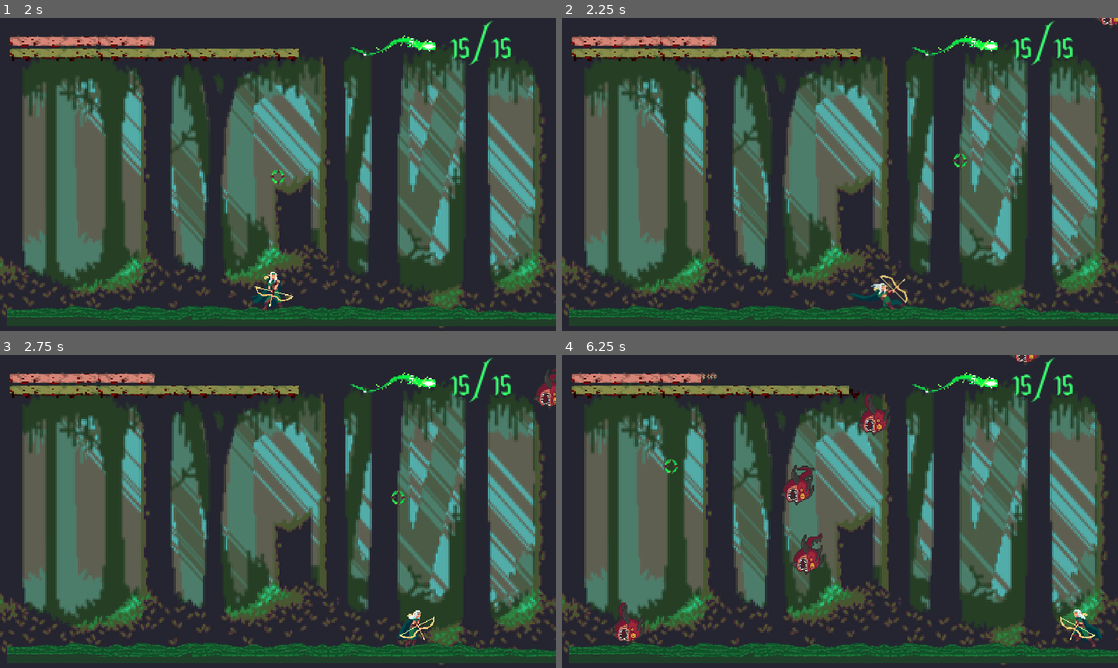
Above: before the commit, frames 1-4 (two rows, left to right).
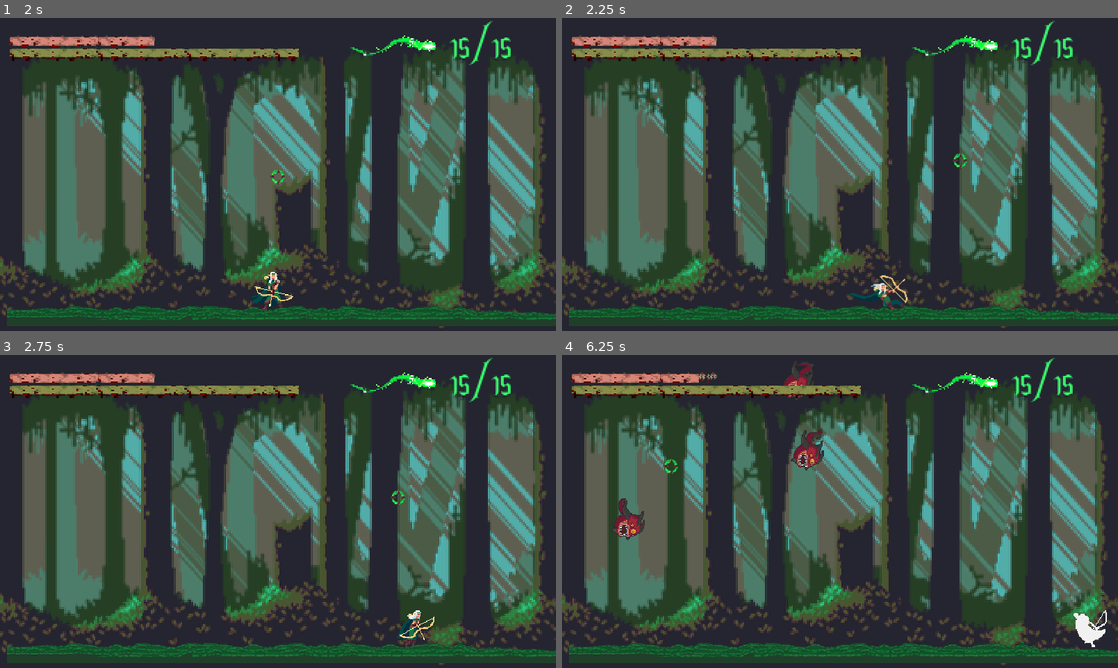
Above: after the commit, the same moments.

Repository: dcrespo3d/GGJ2023
Game: Godot game, scene res://InitialScene.tscn
The game is run twice, just before and just after one commit, with the same random seed, the same clock (stepped at 60 frames per second) and the same inputs.
Inputs (mouse positions are in pixels of both pictures, inside the frame that each line leads up to):
- Up to frame 1 (2 s): click (283, 174) at 0.5 s; click (278, 174) at 1.25 s
- Up to frame 2 (2.25 s): tap Enter at 2 s; move the mouse to (962, 158) at 2.02 s; hold Right (ui_right) from 2.03 s (still down); tap Shift (dash_key) at 2.1 s
- Up to frame 3 (2.75 s): keep holding Right (ui_right)
- Up to frame 4 (6.25 s): move the mouse to (728, 527) at 2.77 s; release Right (ui_right) at 2.78 s; hold Left (ui_left) 2.78-3.53 s; tap Space (heal_key) at 2.85 s; move the mouse to (895, 442) at 3.52 s; hold Right (ui_right) 3.53-4.28 s; click (895, 442) at 3.6 s; move the mouse to (812, 574) at 4.27 s; hold Up (ui_up) 4.28-5.03 s; tap Shift (dash_key) at 4.35 s; move the mouse to (1006, 558) at 5.02 s; hold Space (heal_key) 5.03-5.78 s; hold Left (ui_left) from 5.03 s (still down); move the mouse to (673, 464) at 5.77 s; click (673, 464) at 5.85 s

Frame 1 is identical in both runs. In frame 2, less than 0.1% of the frame differs, in the area x 96-100%, y 0-4%; in frame 3, 0.2%; in frame 4, 3.1%, in the area x 9-98%, y 0-94%.

Commit message:
Customizable Rest Time between Rounds
Por algún motivo no sale fuera del archivo .gd al .tscn, pero con modificar el valor en la declaración es suficiente (cooldownOleadas)

Diff:
--- a/EscenaMain.gd
+++ b/EscenaMain.gd
@@ -8,7 +8,12 @@
 export var tiempo = 0
 export var tiempo2 = 0
 export var tiempo3 = 0
-export var rounds = 1
+var tiempo4 = 0
+
+#Para cambiar el tiempo de descanso entre oleadas
+export var cooldownOleadas = 2
+
+var pasarRonda = true
 export (float) var spawntimer = 2
 export var speedincrease = 0.01
 var actualtimer = 2
@@ -80,11 +85,22 @@
 		if get_tree().get_root().get_node("EscenaMain/Viewport/Player").state == DEAD:
 			playerAlive = false
 
+	print(tiempo4, ">=???", cooldownOleadas, " + Pasar Ronda: ", pasarRonda)
+	print("Ronda: ", rondas)
+	#Tiempo entre Oleadas
+	if tiempo4 >= cooldownOleadas && pasarRonda == true:
+		print("hola2")
+		_inicioRonda()
+		tiempo4 = 0
+		pasarRonda = false
+
+
 
 	if playerAlive :
 
-		if tiemporonda == 0 || bichosronda == 0:
-			_inicioRonda()
+		if rondas>0 && (tiemporonda == 0 || bichosronda == 0) && pasarRonda==false:
+			tiempo4 = 0
+			pasarRonda = true
 
 		if tiempo >= 1:
 			tiemporonda -= 1
@@ -118,14 +134,11 @@
 
 
 func _inicioRonda():
-	if primeraRonda == true:
-		primeraRonda = false
-	else:
-		rondas += 1
+	rondas += 1
 
 
-	bichosronda = bichosIniciales + incrementoBichosPorRonda * rondas
-	tiemporonda = tiempoInicial + incrementoTiempoPorRonda * rondas
+	bichosronda = bichosIniciales + incrementoBichosPorRonda * (rondas-1)
+	tiemporonda = tiempoInicial + incrementoTiempoPorRonda * (rondas-1)
 	spawntimer = tiemporonda/bichosronda
 
 	actualEnemy2InRound = 0
@@ -145,3 +158,4 @@
 	tiempo += 1 * delta
 	tiempo2 += 1 * delta
 	tiempo3 += 1 * delta
+	tiempo4 += 1 * delta
--- a/project.godot
+++ b/project.godot
@@ -18,7 +18,6 @@
 
 window/size/width=1920
 window/size/height=1080
-window/size/fullscreen=true
 window/stretch/mode="2d"
 window/stretch/aspect="keep"
 
